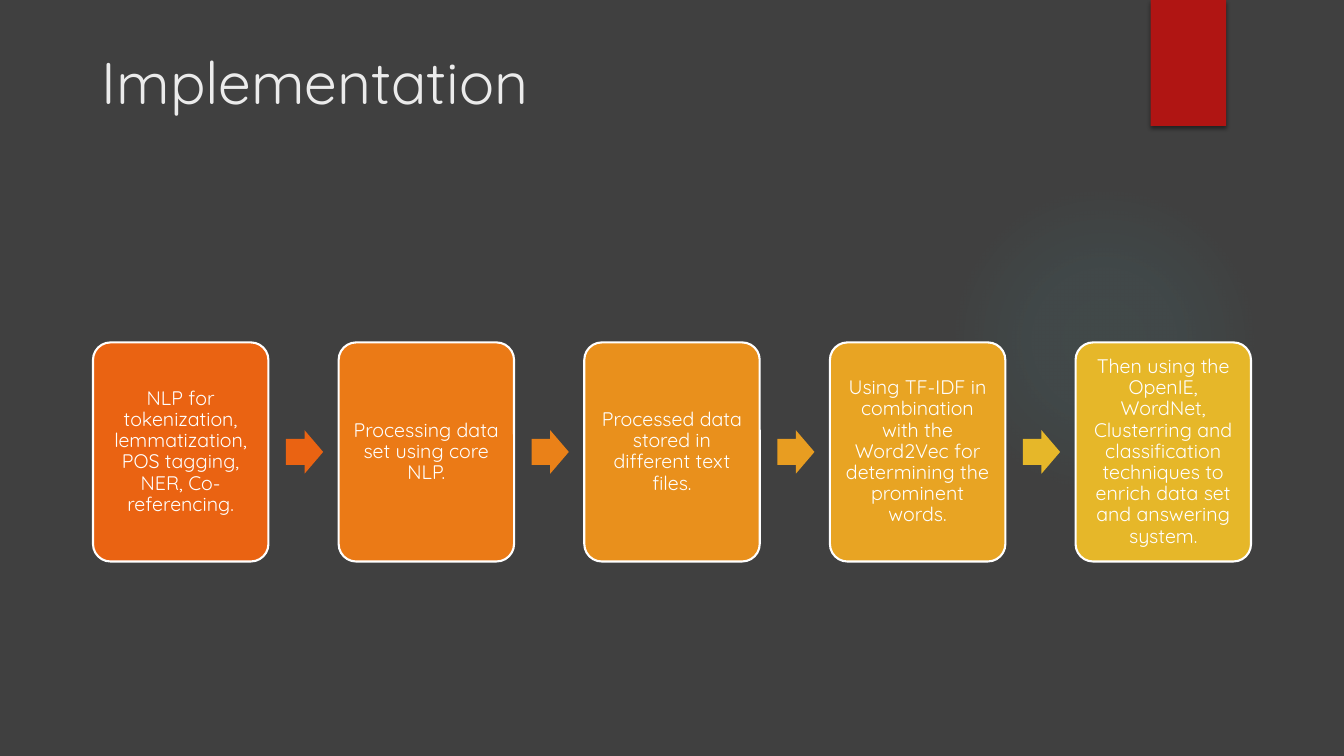
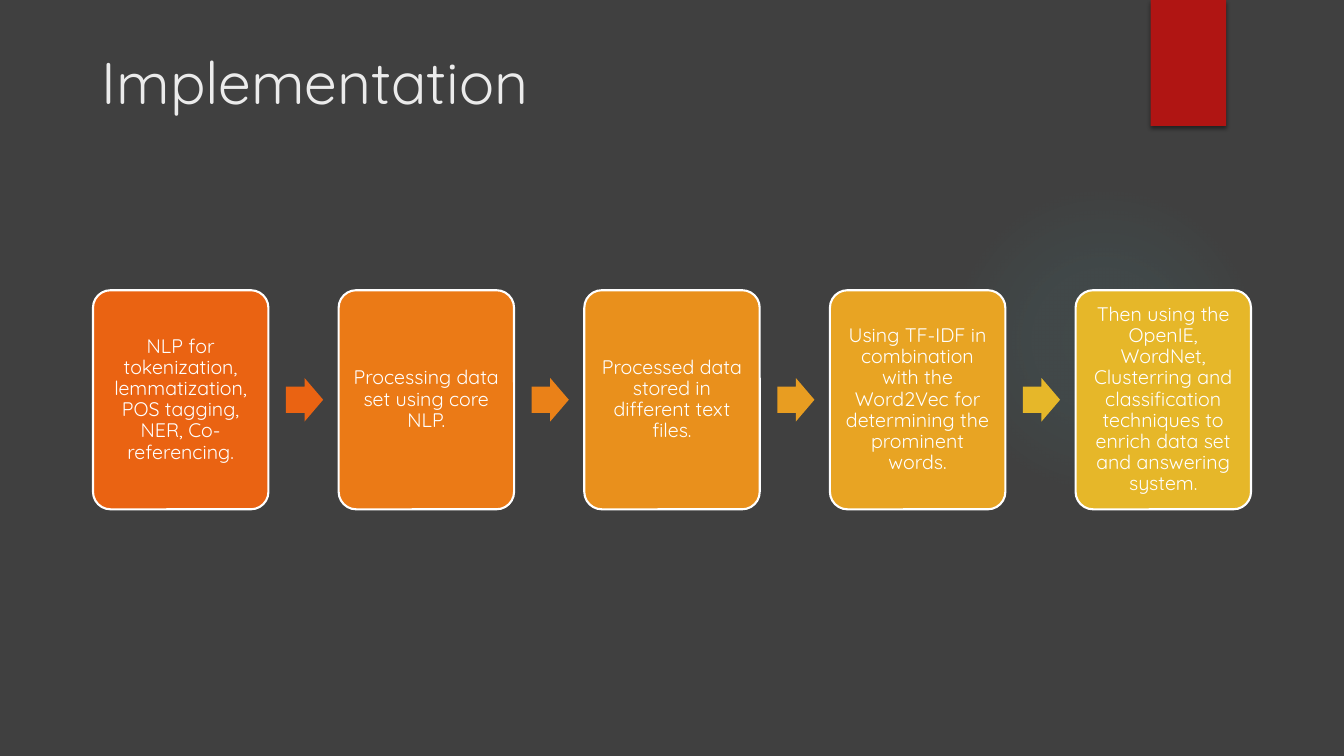
Before and after one commit to SaratM34/Dynamic-Intelligent-Q-A-System-with-Natural-Language-Processing, a slide deck: slide 6 of Documentation/project presentation.pptx. Drawn at 1344x756 pixels with LibreOffice and Linux fonts; fonts in the diff are those of the drawing; background and template pictures are left out. Boxes give left, top, right and bottom in pixels: in the first picture for what was removed or moved away, otherwise in the second. Text is boxed around its words. In the diff, an @@ line names an element or a change of style, - is before the commit and + after.

```diff
--- a/Documentation/project presentation.pptx
+++ b/Documentation/project presentation.pptx
@@ 5 texts, 5 rounded rectangles, 4 right arrows moved together from (x1=93, y1=343, x2=1251, y2=562) to (x1=93, y1=290, x2=1251, y2=509) @@
```
Also in this commit, not shown: 8 other slides changed, 1 slide added, 1 slide removed, 2 other files.
